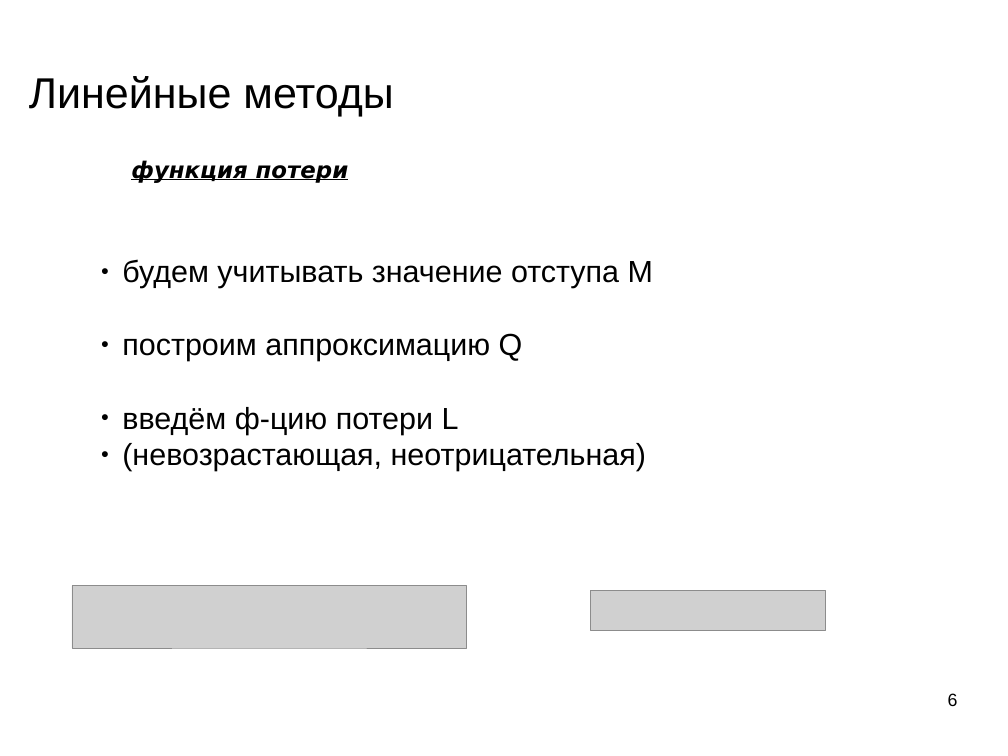
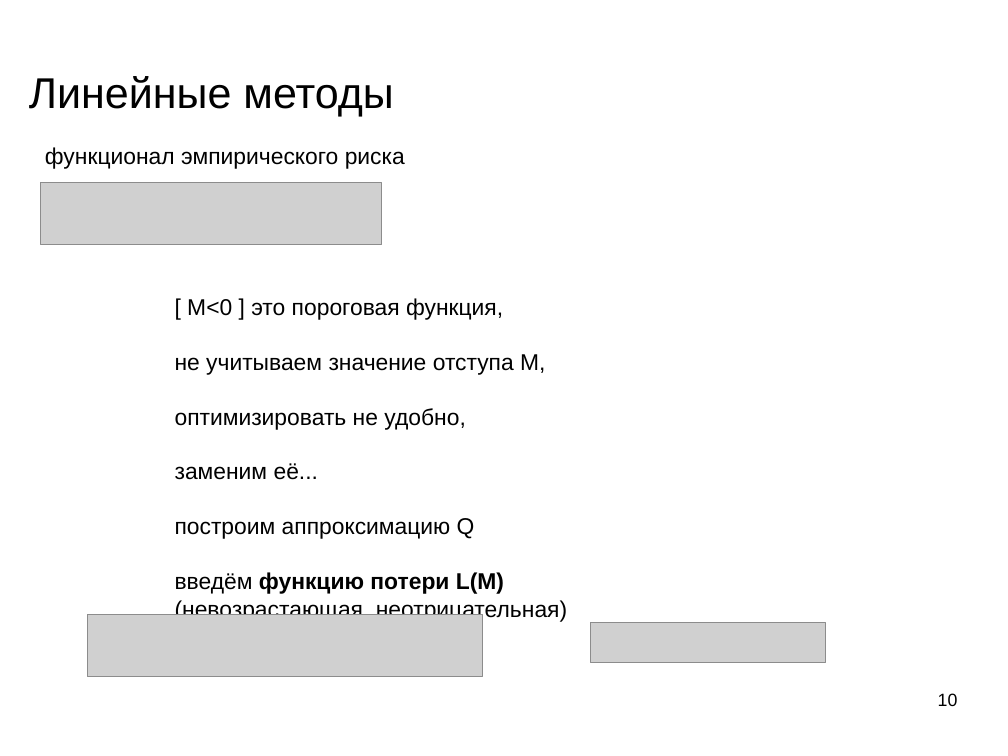
Before and after one commit to mechanoid5/ml_lectorium_legacy, a slide deck: slide 10 of 09-linear.odp (slide 6 before the commit). Drawn at 1008x756 pixels with LibreOffice and Linux fonts; fonts in the diff are those of the drawing; grey boxes stand for pictures; background and template pictures are left out. Boxes give left, top, right and bottom in pixels: in the first picture for what was removed or moved away, otherwise in the second. Text is boxed around its words. In the diff, an @@ line names an element or a change of style, - is before the commit and + after.

```diff
--- a/09-linear.odp
+++ b/09-linear.odp
@@ text added at (45,147,405,169), 18 pt, text #000000 @@
+функционал эмпирического риска
@@ text removed at (131,160,349,183) @@
-функция потери
@@ picture added at (41,183,382,245) @@
@@ text "[ M<0 ] это пороговая ...": place and size @@
-text "[ M<0 ] это пороговая ..." at (122,259,653,471)
+text "[ M<0 ] это пороговая ..." at (175,298,567,622)
@@ text "[ M<0 ] это пороговая ..." at (175,298,567,622): vertical alignment middle to top @@
@@ text at (175,298,545,480): text changed; size 24 to 18 pt @@
-● будем учитывать значение отступа M
+[ M<0 ] это пороговая функция,
+не учитываем значение отступа M,
+оптимизировать не удобно,
+заменим её...
@@ text at (175,518,567,622): size 24 to 18 pt in "построим аппроксимацию Q", "(невозрастающая, неотрицательная)"; bullet ● to none @@
@@ text at (175,572,504,594): text changed; size 24 to 18 pt; bold on @@
-● введём ф-цию потери L
+введём функцию потери L(M)
@@ picture: place and size @@
-picture at (72,586,467,649)
+picture at (88,615,483,677)
@@ picture: place and size @@
-picture at (591,591,826,630)
+picture at (591,623,826,662)
@@ page number at (938,693,958,706): text changed @@
-6
+10
```
Also in this commit, not shown: 10 other slides changed, 7 slides added, 2 slides removed.
